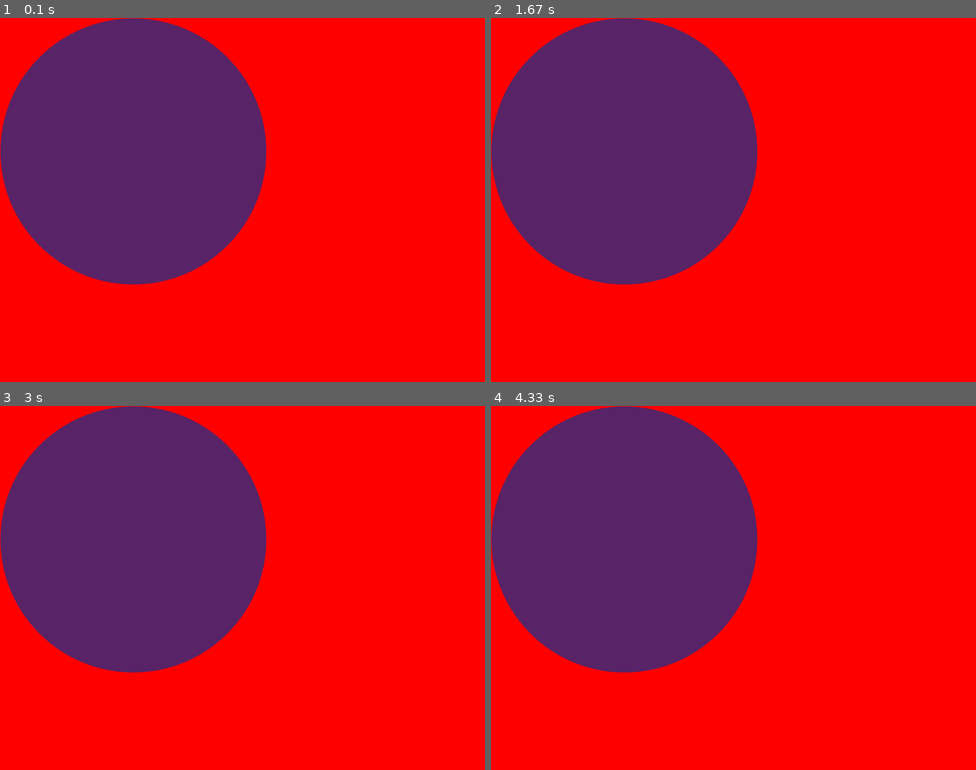
Above: before the commit, frames 1-4 (two rows, left to right).
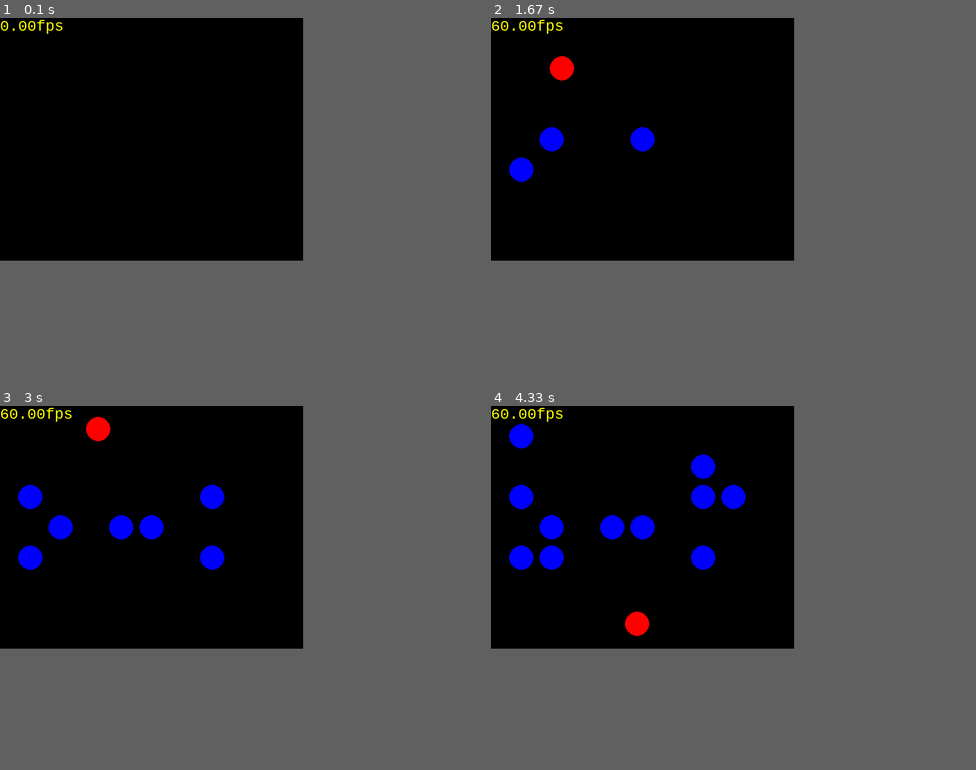
Above: after the commit, the same moments.

Repository: brainelectronics/towerDefensePygame
Game: pygame game, started from main.py
The game is run twice, just before and just after one commit, with the same random seed, the same clock (stepped at 60 frames per second) and the same inputs. The source is Python 2; it was converted automatically to run under Python 3.
Inputs (mouse positions are in pixels of both pictures, inside the frame that each line leads up to):
- Up to frame 1 (0.1 s): no input
- Up to frame 2 (1.67 s): click (641, 138) at 0.38 s; click (568, 141) at 0.72 s; click (549, 196) at 1.05 s; right-click (568, 90) at 1.38 s
- Up to frame 3 (3 s): click (43, 522) at 1.72 s; click (150, 558) at 2.05 s; click (227, 566) at 2.38 s; click (232, 507) at 2.72 s
- Up to frame 4 (4.33 s): click (738, 522) at 3.05 s; click (704, 486) at 3.38 s; click (549, 446) at 3.72 s; click (568, 569) at 4.05 s
In our replay, the window is 800x600 before the commit and 500x400 after it. These sizes can differ from the game's own. Grey fills any space a smaller window leaves; there, only what the larger window draws over its background counts as a difference.

The runs differ from the first frame. In frame 1, 43% of the frame differs, in the area x 0-63%, y 0-74%; in frame 2, 43%; in frame 3, 43%; in frame 4, 43%.

Commit message:
added grafic mobs and towers at nearest clicked position

Diff:
--- a/GUI.py
+++ b/GUI.py
@@ -29,21 +29,37 @@
 import pygame
 
 class Window(object):
-	def __init__(self):
+	"""docstring will be added later"""
+	def __init__(self, length, height):
 	    self.dict_objects = {}
-	    self.myScreen = pygame.display.set_mode((800, 600))
+	    self.myScreen = pygame.display.set_mode((length, height))
+	    pygame.display.set_caption("Tower Defense")
+	    self.black = (  0,   0,   0)
+	    self.white = (255, 255, 255)
+	    self.red   = (255,   0,   0)
+	    self.green = (  0, 255,   0)
+	    self.blue  = (  0,   0, 255)
+	    self.myfont = pygame.font.SysFont("monospace", 25)
 
 	def setLogic(self, logic):
 		print("Logic set")
 		self.logic = logic
 		self.dict_objects = self.logic.getDictObjects()
 
-	def render(self):
-		self.myScreen.fill((255, 0, 0))
-		img=pygame.image.load('blue-dot.png')
-		self.myScreen.blit(img, (0,0))
-    	#self.screen.blit(img,(0,0))
-    	#pygame.draw.circle(screen, (255,0,0), (300, 50), 20, 0)
+	def render(self, fps):
+		"""add a function to draw only the moved elements since last frame"""
+		self.myScreen.fill((0, 0, 0)) # clear screen with black
+	    #img=pygame.image.load('blue-dot.png')
+		#self.myScreen.blit(img, (0,0))
 
-    	#for mob in self.dict_objects['mobs']:
-    	#	print("Mob x=%d y=%d" %(mob[0], mob[1]))
+		for  mob in self.dict_objects['mobs']:
+			#print("Mob x=%d y=%d" %(mob[0], mob[1]))
+			pygame.draw.circle(self.myScreen, self.red, (mob[0], mob[1]), 20, 0)
+
+		for tower in self.dict_objects['towers']:
+			#print("Tower x=%d y=%d" %(tower[0], tower[1]))
+			pygame.draw.circle(self.myScreen, self.blue, (tower[0], tower[1]), 20, 0)
+
+		label = self.myfont.render(("%0.2ffps" %(fps)), 1, (255,255,0))
+		self.myScreen.blit(label, (0, 0))
+    	#pygame.draw.circle(screen, blue, (300, 50), 20, 0)
--- a/Logic.py
+++ b/Logic.py
@@ -8,8 +8,8 @@
 # Fauser, Jonas
 # Scharpf, Jonas
 # Schmid, Johannes
+#
 # All rights reserved.
-#
 #
 #
 # THIS SOFTWARE IS PROVIDED BY THE COPYRIGHT HOLDERS AND CONTRIBUTORS
@@ -49,10 +49,8 @@
             x = (mob[0] + int(dt * 60)) % 500
             y = (mob[1] - int(dt * 60)) % 400
             self.dict_objects['mobs'][index] = (x, y)
-
-
-        print(self.dict_objects)
-        print(len(self.dict_objects['mobs']))
+        #print(self.dict_objects)
+        #print(len(self.dict_objects['mobs']))
 
     def placeTower(self, x, y):
         if((x, y) not in self.dict_objects['towers']):
@@ -60,8 +58,8 @@
             # later
             # newTower = Tower("Type A", x, y)
             # self.dict_objects['towers'].append(newTower)
-            print("T %s" %self.dict_objects['towers'])
+            #print("T %s" %self.dict_objects['towers'])
 
     def placeMob(self, x, y):
         self.dict_objects['mobs'].append((x, y))
-        print("M %s" %self.dict_objects['mobs'])
+        #print("M %s" %self.dict_objects['mobs'])
--- a/main.py
+++ b/main.py
@@ -8,8 +8,8 @@
 # Fauser, Jonas
 # Scharpf, Jonas
 # Schmid, Johannes
+#
 # All rights reserved.
-#
 #
 #
 # THIS SOFTWARE IS PROVIDED BY THE COPYRIGHT HOLDERS AND CONTRIBUTORS
@@ -27,19 +27,18 @@
 # ----------------------------------------------------------------------------
 
 # import ConfigHannes
-# import Queue
 
 import pygame
 import GUI
 import Logic
 
-# ueberpruefen, ob die optionalen Text- und Sound-Module geladen werden konnten.
+'''check correct optinal module loading '''
 if not pygame.font: print('Error: pygame.font module could not be loaded!')
 if not pygame.mixer: print('Fehler pygame.mixer module could not be loaded!')
 
 
 class TowerDefense(object):
-	"""docstring for TowerDefense"""
+	"""init all modules and start main loop"""
 	#pygame.init() #obsolete
 
 	def __init__(self):
@@ -47,18 +46,12 @@
 		pygame.init()
 		#self.screen = pygame.display.set_mode((800, 600)) #outsourced to GUI
 		self.logic = Logic.Logic()
-		self.gui = GUI.Window()
+		self.gui = GUI.Window(500, 400) # maybe editable via setup file
 		self.gui.setLogic((self.logic))
+		#self.playtime = 0.0
+		self.targetFPS = 60
 
 	def main(self):
-
-	    # Initialisieren aller Pygame-Module und
-	    # Fenster erstellen (wir bekommen eine Surface, die den Bildschirm repräsentiert).
-	    #pygame.init() #outsourced to GUI, obsolete
-	    #screen = pygame.display.set_mode((800, 600)) #outsourced to GUI, obsolet
-
-	    # Titel des Fensters setzen, Mauszeiger nicht verstecken und Tastendrücke wiederholt senden.
-	    pygame.display.set_caption("Pygame-Tutorial: Tilemap")
 	    pygame.mouse.set_visible(1)
 	    pygame.key.set_repeat(1, 30)
 
@@ -68,12 +61,10 @@
 	    # Die Schleife, und damit unser Spiel, läuft solange running == True.
 	    running = True
 	    while running:
-	        # Framerate auf 30 Frames pro Sekunde beschränken.
-	        # Pygame wartet, falls das Programm schneller läuft.
-	        clock.tick(30)
-
-	        # screen Surface mit Schwarz (RGB = 0, 0, 0) füllen.
-	        #self.screen.fill((0, 0, 255)) # outsourced to GUI
+	    	'''limit frames to targetFPS, pygame waits here if it would be faster'''
+	        clock.tick(self.targetFPS)
+	        self.targetFPS = clock.get_fps() #get_fps
+	        #self.playtime += self.targetFPS/1000.0
 
 	        '''mouse interaction only works with poll for me'''
 	        event = pygame.event.poll()
@@ -85,7 +76,6 @@
 	        		pygame.event.post(pygame.event.Event(pygame.QUIT))
 
 	        if event.type == pygame.MOUSEBUTTONDOWN:
-	        	#print("orginal Left mouse click at (%d, %d)" %event.pos)
 	        	x = int(event.pos[0] / 50) * 50
 	        	y = int(event.pos[1] / 50) * 50
 
@@ -97,19 +87,18 @@
 	        		self.logic.placeMob(x,y)
 
 	        """
-	        # Alle aufgelaufenen Events holen und abarbeiten.
+	        # fetch all occured events and solve them
 	        for event in pygame.event.get():
-	            # Spiel beenden, wenn wir ein QUIT-Event finden.
+	            # exit loop on quit event
 	            if event.type == pygame.QUIT:
 	                running = False
 
-	            # Wir interessieren uns auch für "Taste gedrückt"-Events.
+	            # eveluate also the keyboard events
 	            if event.type == pygame.KEYDOWN:
-	                # Wenn Escape gedrückt wird posten wir ein QUIT-Event in Pygames Event-Warteschlange.
+	                # add quit event on K_ESCAPE to quue
 	                if event.key == pygame.K_ESCAPE:
 	                    pygame.event.post(pygame.event.Event(pygame.QUIT))
 
-	                # Alle Tastendrücke auch der Tilemap mitteilen.
 	               # map.handle_input(event.key)
 
 	        	if event.type == pygame.MOUSEBUTTONDOWN:
@@ -119,12 +108,19 @@
 	        		elif event.button == 3:
 	        			print("rigth click")
 	       	"""
+	       	# prevent from zero division
+	       	if self.targetFPS > 0:
+	       		dt = 1.0/self.targetFPS
+	       	else:
+	       		dt = 1.0/30
 
-	        self.logic.update(1/30)
+	       	#print(dt)
+	        self.logic.update(dt) #
 	        #self.gui.render((self.screen)) #geht
-	        self.gui.render()
+	        '''render now next frame, parameter for FPS info label'''
+	        self.gui.render((self.targetFPS))
 
-	        # Inhalt von screen anzeigen
+	        # show on screen window
 	        pygame.display.flip()
 
 if __name__ == '__main__':
Not shown, changed: GUI.pyc
Not shown, changed: Logic.pyc
